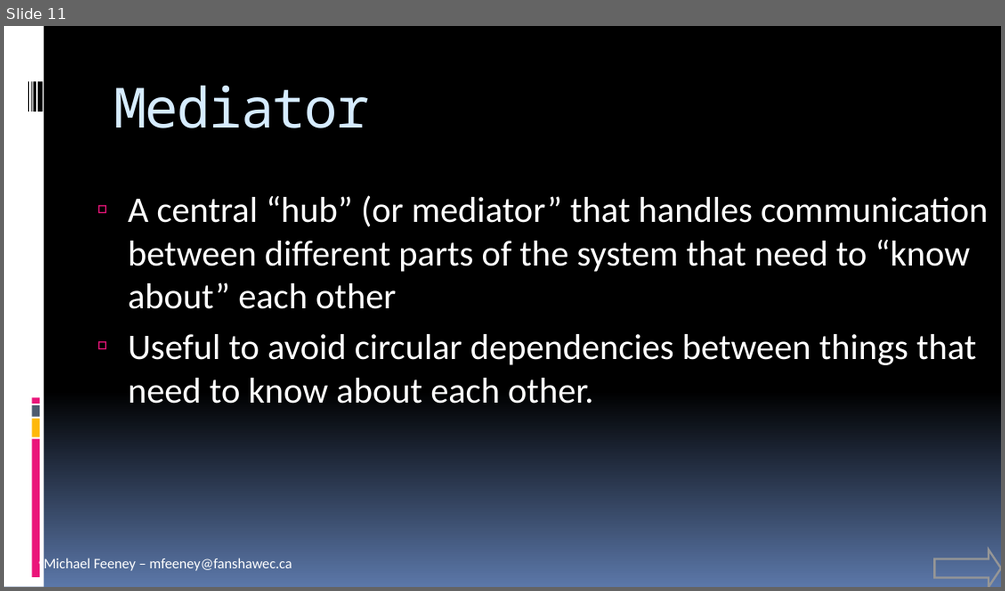
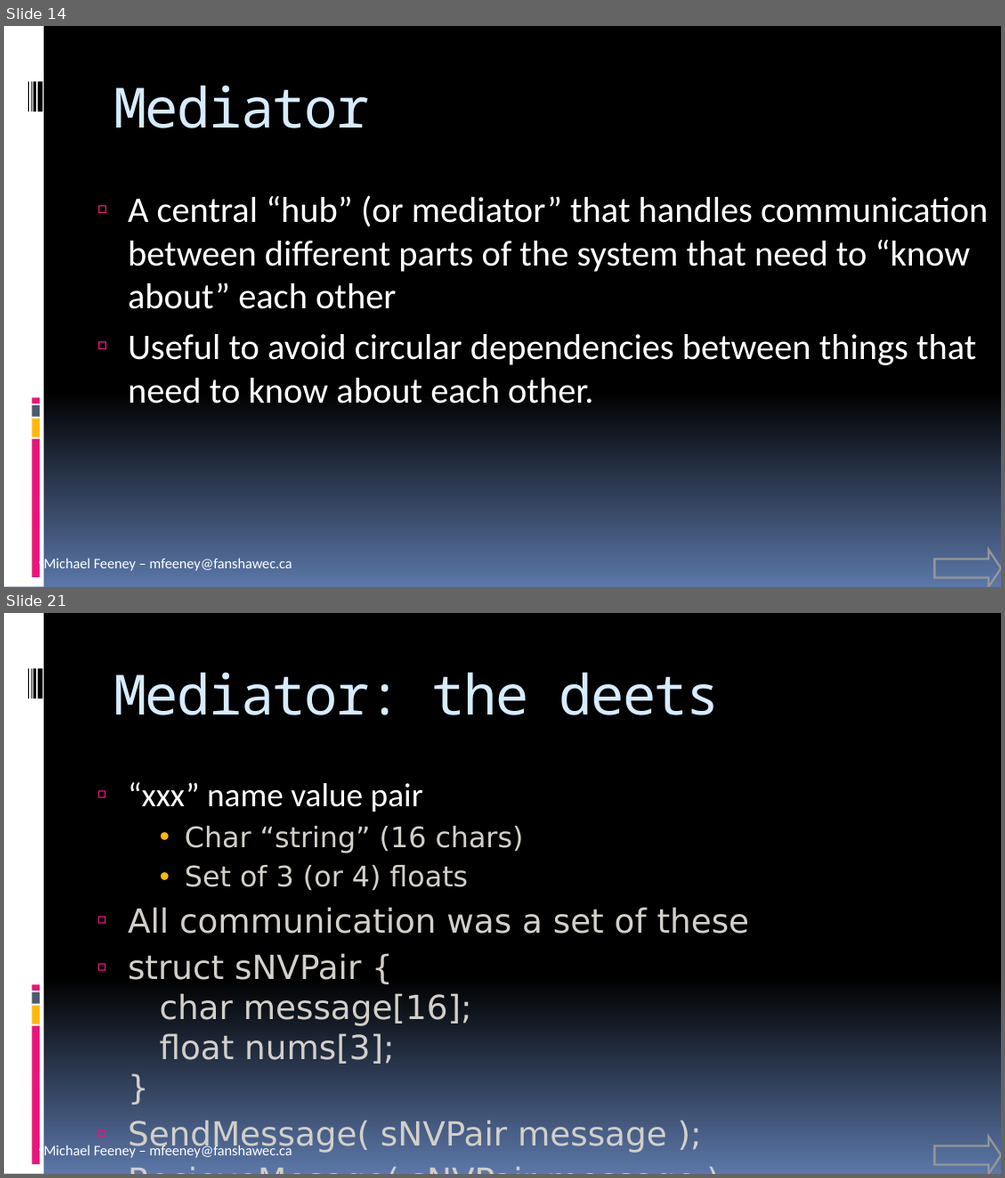
Before and after one commit to FeeneyCodes/GDP202425, a slide deck: 6044_FramPat/D2D/INFO_6044_Patterns (live document).pptx. Shown one above the other, each under a label of ours: slide 11 before the commit, slides 14 and 21 after it; the slides between them are not shown. The pictures are 1005x591 and 1005x1178 pixels, drawn with LibreOffice and Linux fonts; fonts in the diff are those of the drawing. Boxes give left, top, right and bottom in pixels: in the first picture for what was removed or moved away, otherwise in the second. Text is boxed around its words. In the diff, an @@ line names an element or a change of style, - is before the commit and + after.

```diff
--- a/6044_FramPat/D2D/INFO_6044_Patterns (live document).pptx
+++ b/6044_FramPat/D2D/INFO_6044_Patterns (live document).pptx
@@ slide 21 added at (x1=4, y1=613, x2=1001, y2=1174), background gradient #000000 to #5B77A8; not listed: 10 template elements that a slide beside it also shows @@
@@ title added at (x1=113, y1=672, x2=720, y2=715), 40 pt, text #D6ECFF @@
+Mediator: the deets
@@ text added at (x1=128, y1=782, x2=750, y2=1152), 24.1 pt, text #D3CFC9 @@
+  ▫ “xxx” name value pair
+      • Char “string” (16 chars)
+      • Set of 3 (or 4) floats
+  ▫ All communication was a set of these
+  ▫ struct sNVPair {
+    char message[16];
+    float nums[3];
+    }
+  ▫ SendMessage( sNVPair message );
+  ▫ RecieveMesage( sNVPair message );
@@ right arrow added at (x1=934, y1=1136, x2=1001, y2=1174), outline #969696 1.5 pt @@
@@ what was slide 11 is now slide 14 @@
```
Also in this commit, not shown: 1 slide changed, 13 other slides added, 32 other files.
